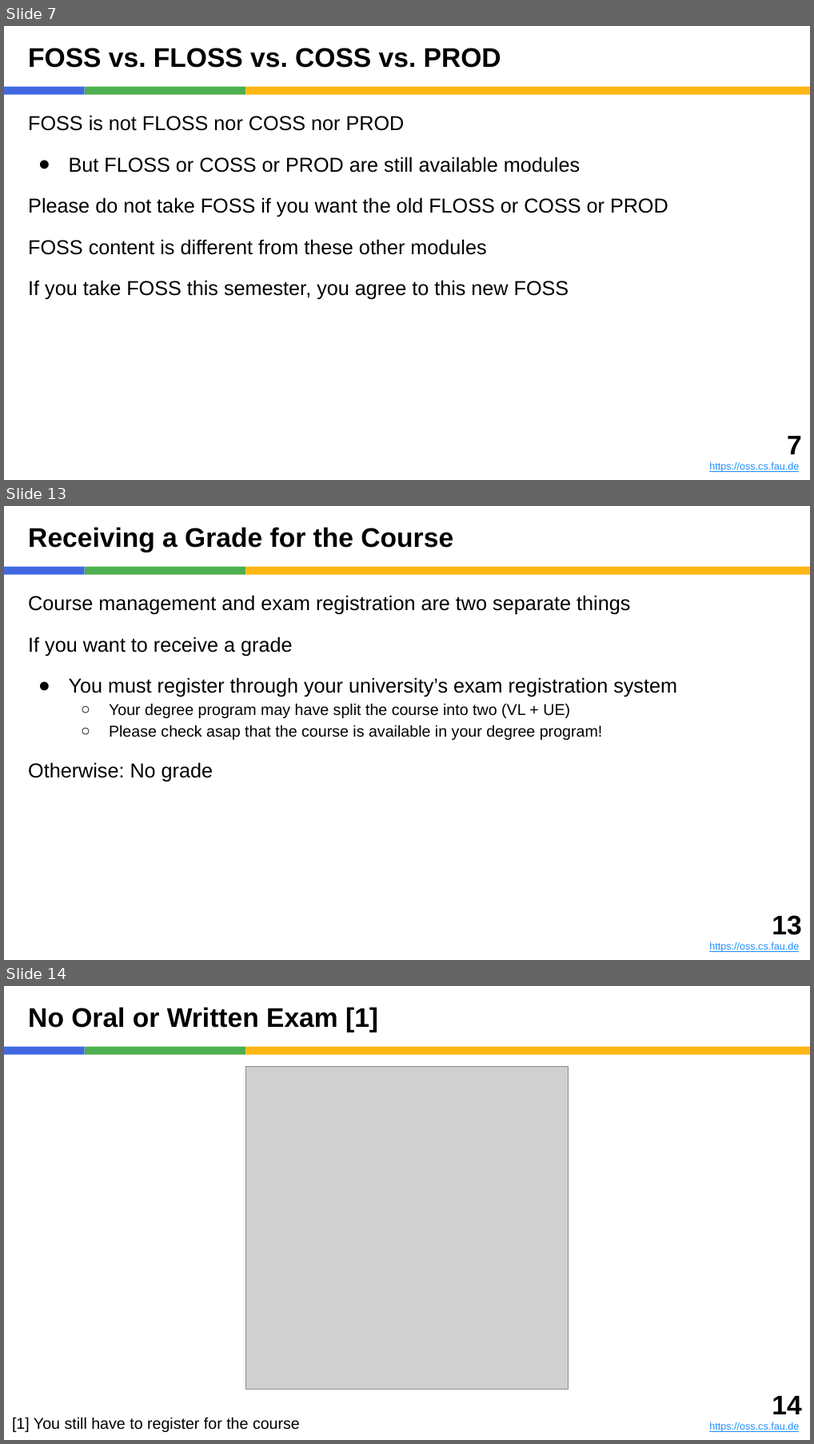
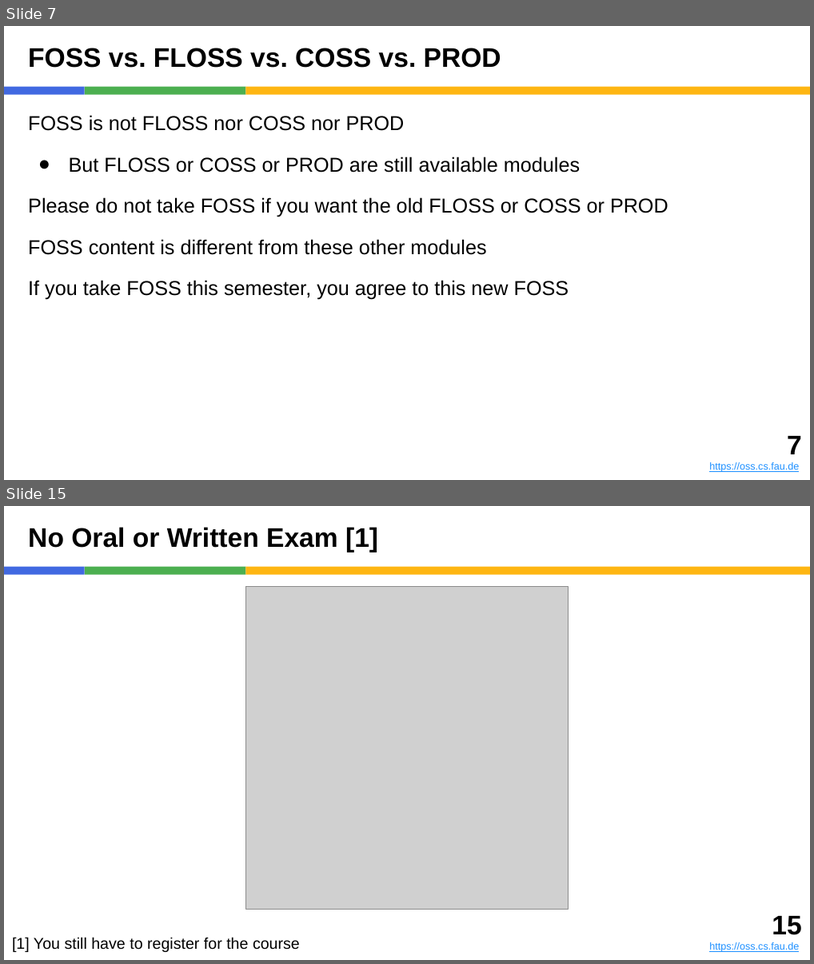
Before and after one commit to dirkriehle/foss-course, a slide deck: Lecture slides/FOSS A01 - Introduction.pptx. Shown one above the other, each under a label of ours: slides 7, 13 and 14 before the commit, slides 7 and 15 after it; the slides between them are not shown. The pictures are 814x1444 and 814x964 pixels, drawn with LibreOffice and Linux fonts; fonts in the diff are those of the drawing; grey boxes stand for pictures. Boxes give left, top, right and bottom in pixels: in the first picture for what was removed or moved away, otherwise in the second. Text is boxed around its words. In the diff, an @@ line names an element or a change of style, - is before the commit and + after.

```diff
--- a/Lecture slides/FOSS A01 - Introduction.pptx
+++ b/Lecture slides/FOSS A01 - Introduction.pptx
@@ slide 13 removed at (4,506,810,960), background #FFFFFF; not listed: 3 template elements that a slide beside it also shows @@
@@ title removed at (28,527,454,552) @@
-Receiving a Grade for the Course
@@ text removed at (28,595,678,781) @@
-Course management and exam registration are two separate things
-If you want to receive a grade
-● You must register through your university’s exam registration system
-  ○ Your degree program may have split the course into two (VL + UE)
-  ○ Please check asap that the course is available in your degree program!
-Otherwise: No grade
@@ text removed at (710,915,802,952) @@
-13
-https://oss.cs.fau.de
@@ what was slide 14 is now slide 15 @@
@@ text at (772,916,802,935): text changed @@
-14
+15
```
Also in this commit, not shown: 4 slides changed, 6 slides added, 4 other slides removed, 5 other files.
